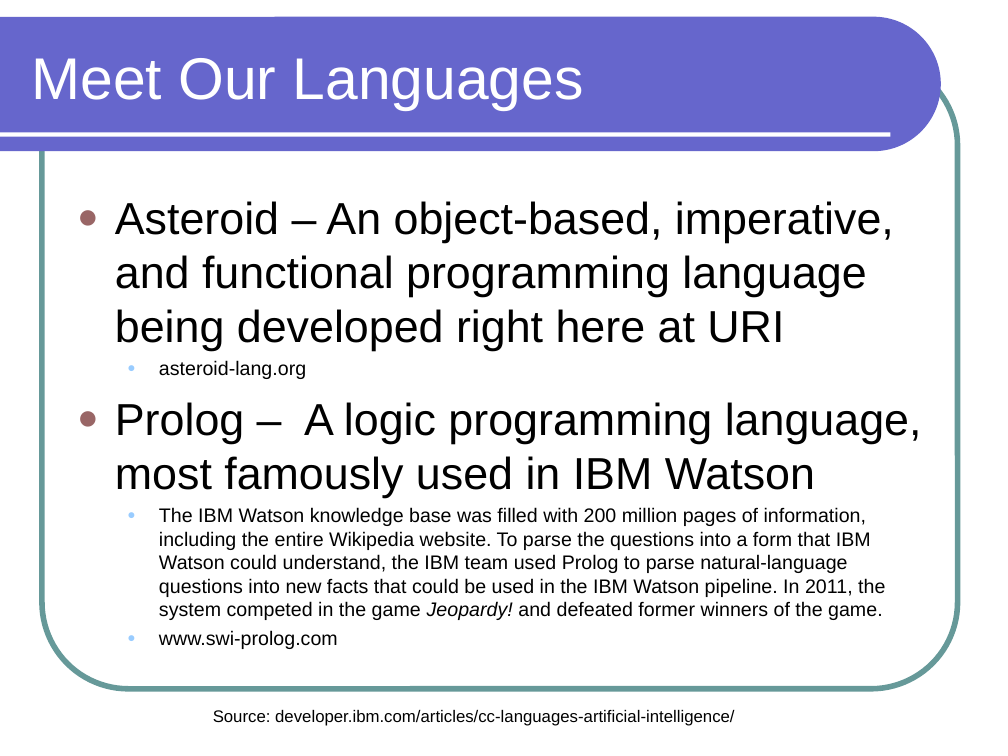
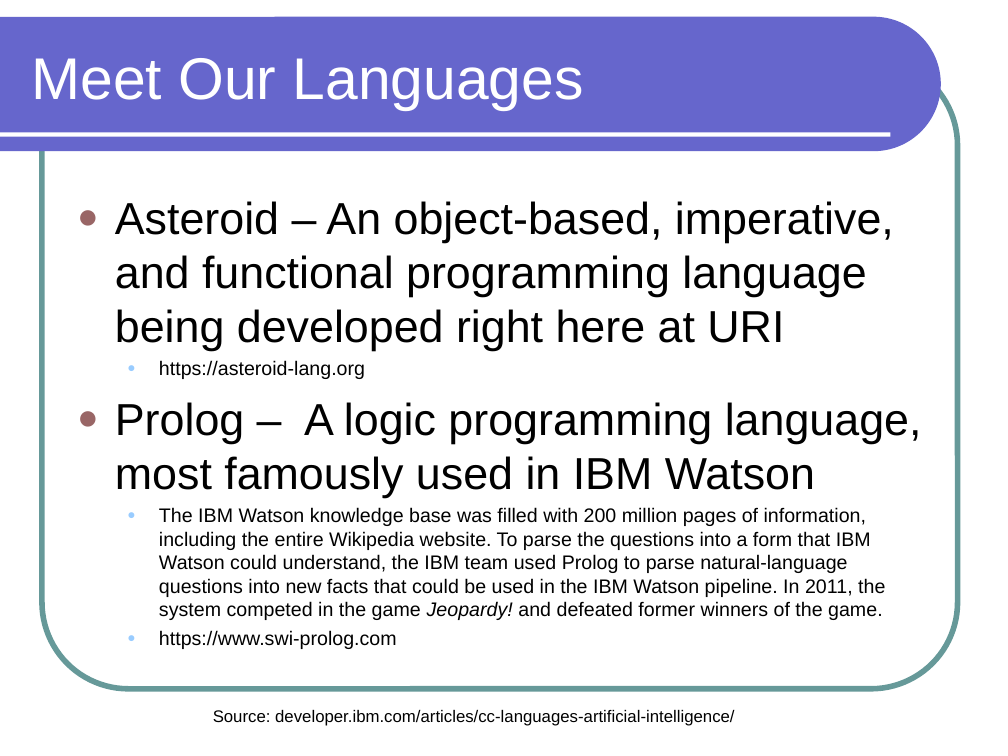
Before and after one commit to lutzhamel/CSC301, a slide deck: slide 5 of notes/csc301-ln001.ppt. Drawn at 1008x756 pixels with LibreOffice and Linux fonts; fonts in the diff are those of the drawing. Boxes give left, top, right and bottom in pixels: in the first picture for what was removed or moved away, otherwise in the second. Text is boxed around its words. In the diff, an @@ line names an element or a change of style, - is before the commit and + after.

```diff
--- a/notes/csc301-ln001.ppt
+++ b/notes/csc301-ln001.ppt
@@ text at [159,360,365,379]: text changed @@
-  ● asteroid-lang.org
+  ● https://asteroid-lang.org
@@ text at [159,630,397,649]: text changed @@
-  ● www.swi-prolog.com
+  ● https://www.swi-prolog.com
```
Also in this commit, not shown: 10 other slides changed, 4 other files.
